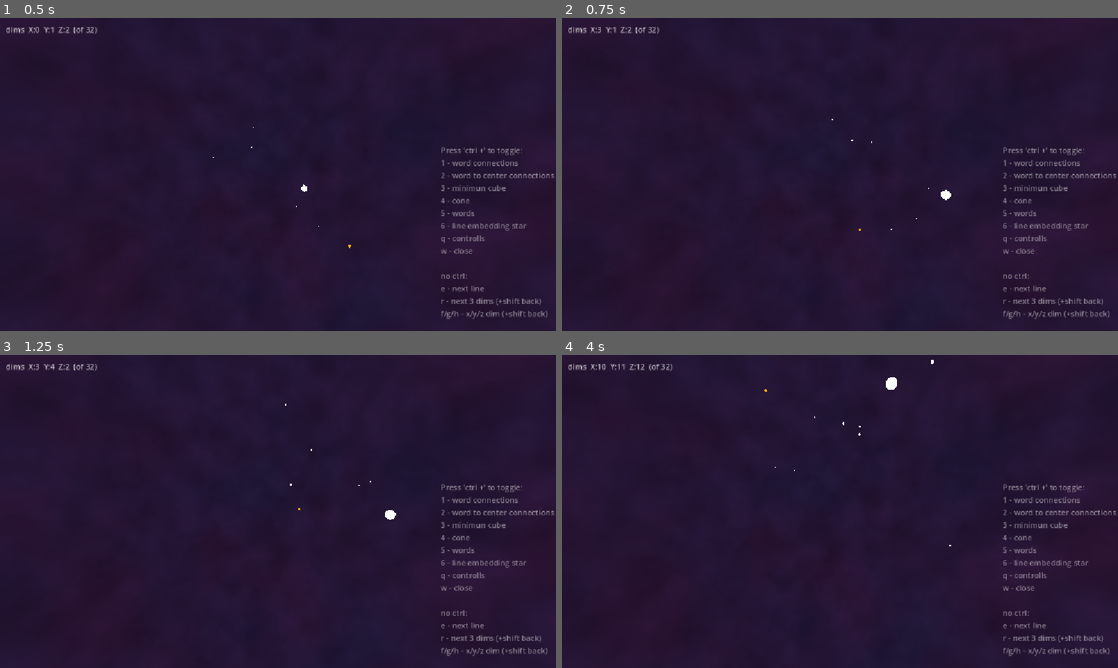
Above: before the commit, frames 1-4 (two rows, left to right).
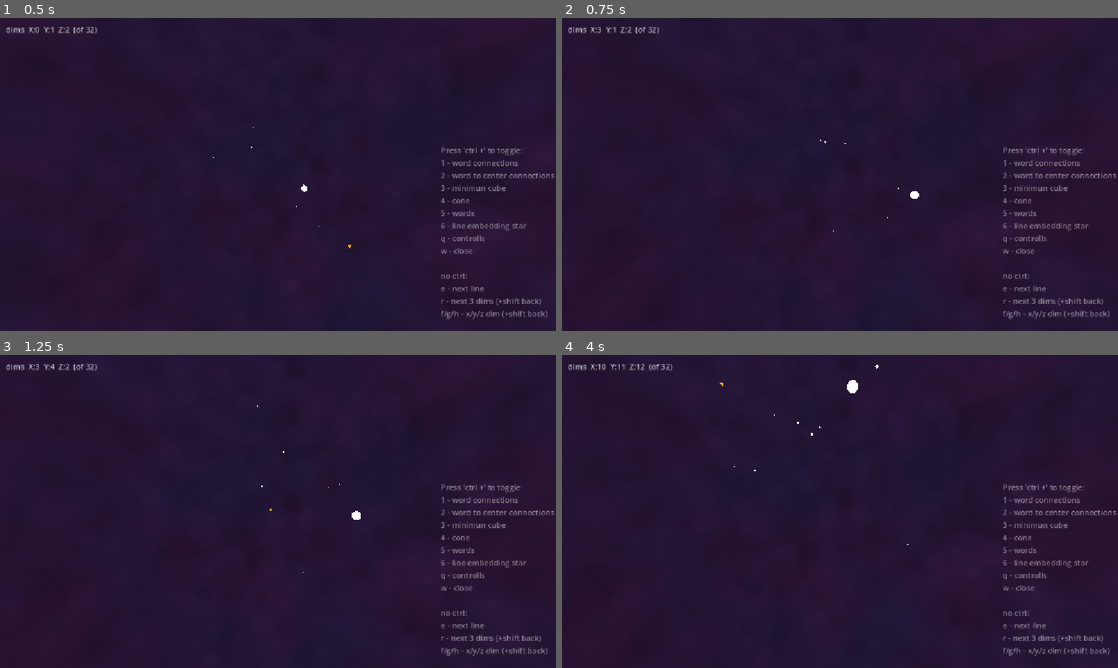
Above: after the commit, the same moments.

Repository: JohnnyEch0/embedding-test
Game: Godot game, scene res://main.tscn
Same seed, same stepped clock (60 frames per second), same inputs: the game is played once before the commit and once after it.
Inputs (mouse positions are in pixels of both pictures, inside the frame that each line leads up to):
- Up to frame 1 (0.5 s): no input
- Up to frame 2 (0.75 s): tap Enter at 0.5 s; move the mouse to (867, 174) at 0.52 s; hold W (move_forward) from 0.53 s (still down); tap F (dim_x_plus) at 0.6 s
- Up to frame 3 (1.25 s): keep holding W (move_forward); tap G (dim_y_plus) at 0.8 s
- Up to frame 4 (4 s): keep holding W (move_forward); move the mouse to (812, 511) at 1.27 s; tap G (dim_y_plus) at 1.35 s; tap H (dim_z_plus) at 1.55, 2.1 s; move the mouse to (851, 505) at 2.02 s; hold R (next_dims) 2.03-2.78 s; move the mouse to (834, 517) at 2.77 s; tap R (next_dims) at 2.85 s; tap E (next_line) at 3.05 s; move the mouse to (878, 514) at 3.52 s; hold E (next_line) from 3.53 s (still down); tap F (dim_x_plus) at 3.8 s

Frame 1 is identical in both runs. In frame 2, less than 0.1% of the frame differs, in the area x 46-70%, y 32-69%; in frame 3, 0.1%; in frame 4, 0.2%, in the area x 28-70%, y 1-62%.

Commit message:
Extract InputHandler node from main.gd
Input is now translated to semantic signals (next_line_requested,
dims_window_requested, dim_axis_requested, automation_toggled,
user_input_detected, debug_toggled) by a dedicated InputHandler node;
main.gd only connects them. Exit quits directly inside the handler.
No behavior change: same keys, same fallthrough order.

Diff:
--- /dev/null
+++ b/godot/input_handler.gd
@@ -0,0 +1,76 @@
+class_name InputHandler
+extends Node
+
+## Translates raw input events into semantic signals.
+##
+## Knows nothing about Spheres, DimMap or AutoOrbit -- main.gd connects the
+## signals to its scene. `exit` quits directly: it needs nothing from the scene.
+##
+## Dispatch order mirrors the original main.gd _unhandled_input:
+## exit -> toggle_automation -> user input -> next_line -> dim windows ->
+## dim axes -> debug overlays.
+
+signal next_line_requested
+signal dims_window_requested(dir: int)
+signal dim_axis_requested(axis: StringName, dir: int)
+signal automation_toggled
+signal user_input_detected
+signal debug_toggled(key: StringName)
+
+## input action -> [axis, direction]
+const AXIS_ACTIONS := {
+	&"dim_x_plus": [&"x", 1], &"dim_x_minus": [&"x", -1],
+	&"dim_y_plus": [&"y", 1], &"dim_y_minus": [&"y", -1],
+	&"dim_z_plus": [&"z", 1], &"dim_z_minus": [&"z", -1],
+}
+
+## Movement keys count as user input (automation takeover).
+const MOVE_ACTIONS: Array[StringName] = [
+	&"move_left", &"move_right", &"move_up", &"move_down",
+	&"move_forward", &"move_back",
+]
+
+
+func _unhandled_input(event: InputEvent) -> void:
+	if event.is_action_pressed("exit"):
+		get_tree().quit()
+		return
+	if event.is_action_pressed("toggle_automation"):
+		automation_toggled.emit()
+		return
+	if _is_user_input(event):
+		user_input_detected.emit()
+
+	if event.is_action_pressed("next_line"):
+		next_line_requested.emit()
+		return
+
+	# --- dimension switching ---
+	if event.is_action_pressed("next_dims"):
+		dims_window_requested.emit(1)
+		return
+	if event.is_action_pressed("prev_dims"):
+		dims_window_requested.emit(-1)
+		return
+	for action: StringName in AXIS_ACTIONS:
+		if event.is_action_pressed(action):
+			var spec: Array = AXIS_ACTIONS[action]
+			dim_axis_requested.emit(spec[0], spec[1])
+			return
+
+	# Debug overlays: input action names match the debug registry keys,
+	# so dispatch via InputMap directly. Receiving side filters via
+	# has_debug().
+	if event is InputEventKey and event.pressed and not event.is_echo():
+		for action in InputMap.get_actions():
+			if event.is_action_pressed(action):
+				debug_toggled.emit(action)
+
+
+func _is_user_input(event: InputEvent) -> bool:
+	if event is InputEventMouseMotion:
+		return event.relative.length() > 3.0 # ignore jitter
+	for a in MOVE_ACTIONS:
+		if event.is_action_pressed(a):
+			return true
+	return false
--- a/godot/main.gd
+++ b/godot/main.gd
@@ -12,12 +12,6 @@
 @export var enforce_distinct := true
 var dim_map: DimMap
 var dims_hud: Label
-## input action -> [axis, direction]
-const AXIS_ACTIONS := {
-	&"dim_x_plus": [&"x", 1], &"dim_x_minus": [&"x", -1],
-	&"dim_y_plus": [&"y", 1], &"dim_y_minus": [&"y", -1],
-	&"dim_z_plus": [&"z", 1], &"dim_z_minus": [&"z", -1],
-}
 
 # === automation
 @export var automation := false
@@ -26,8 +20,7 @@
 @export var show_poem_stars := false
 @onready var orbit: AutoOrbit = $AutoOrbit
 @onready var player: CharacterBody3D = $CharacterBody3D
-
-const MOVE_ACTIONS: Array[StringName] = [&"move_left", &"move_right", &"move_up", &"move_down", &"move_forward", &"move_back"]
+@onready var input_handler: InputHandler = $InputHandler
 
 # Called when the node enters the scene tree for the first time.
 func _ready() -> void:
@@ -38,43 +31,31 @@
 	set_automation(automation)
 	_rebuild()
 	_setup_dim_map()
-	pass # Replace with function body.
+	_setup_input()
 
 
-func _unhandled_input(event: InputEvent) -> void:
-	if event.is_action_pressed("exit"):
-		get_tree().quit()
-		return
-	if event.is_action_pressed("toggle_automation"):
-		set_automation(not automation)
-		return
-	if automation and _is_user_input(event):
-		set_automation(false)
-		return
+func _setup_input() -> void:
+	# after _setup_dim_map: dim_map exists, so its methods can be connected directly
+	input_handler.next_line_requested.connect(_advance_line)
+	input_handler.dims_window_requested.connect(dim_map.advance_window)
+	input_handler.dim_axis_requested.connect(dim_map.advance_axis)
+	input_handler.automation_toggled.connect(_toggle_automation)
+	input_handler.user_input_detected.connect(_on_user_input)
+	input_handler.debug_toggled.connect(_on_debug_toggled)
 
-	if event.is_action_pressed("next_line"):
-		_advance_line()
-		return
 
-	# --- dimension switching ---
-	if event.is_action_pressed("next_dims"):
-		dim_map.advance_window()
-		return
-	if event.is_action_pressed("prev_dims"):
-		dim_map.advance_window(-1)
-		return
-	for action: StringName in AXIS_ACTIONS:
-		if event.is_action_pressed(action):
-			var spec: Array = AXIS_ACTIONS[action]
-			dim_map.advance_axis(spec[0], spec[1])
-			return
+func _toggle_automation() -> void:
+	set_automation(not automation)
 
-	# Debug overlays: input action names match the debug registry keys,
-	# so dispatch via InputMap directly.
-	if event is InputEventKey and event.pressed and not event.is_echo():
-		for action in InputMap.get_actions():
-			if event.is_action_pressed(action) and stars_node.has_debug(action):
-				stars_node.toggle_debug(action)
+
+func _on_user_input() -> void:
+	if automation:
+		set_automation(false) # manual takeover
+
+
+func _on_debug_toggled(key: StringName) -> void:
+	if stars_node.has_debug(key):
+		stars_node.toggle_debug(key)
 
 
 func set_automation(on: bool) -> void:
@@ -87,15 +68,6 @@
 	cur_line = [wrapi(cur_line[0] + 1, 0, stars_node.line_count())]
 	assert(is_instance_of(cur_line, TYPE_ARRAY))
 	_rebuild() # triggers stars_rebuilt -> orbit.fit
-
-func _is_user_input(event: InputEvent) -> bool:
-	if event is InputEventMouseMotion:
-		return event.relative.length() > 3.0 # ignore jitter
-	for a in MOVE_ACTIONS:
-		if event.is_action_pressed(a):
-			return true
-	return false
-
 
 func _rebuild() -> void:
 	# print(show_poem_stars, show_line_stars, show_verse_stars)
--- a/godot/main.tscn
+++ b/godot/main.tscn
@@ -6,6 +6,7 @@
 [ext_resource type="Shader" uid="uid://d0ghiwya5633m" path="res://space.gdshader" id="2_1bvp3"]
 [ext_resource type="Script" uid="uid://db1ckkjyudw5q" path="res://auto_orbit.gd" id="5_lquwl"]
 [ext_resource type="Script" uid="uid://cufxrrl55ss6n" path="res://controlls_label.gd" id="6_7mycd"]
+[ext_resource type="Script" path="res://input_handler.gd" id="7_input"]
 
 [sub_resource type="ShaderMaterial" id="ShaderMaterial_h2yge"]
 shader = ExtResource("2_1bvp3")
@@ -60,6 +61,9 @@
 player = NodePath("../CharacterBody3D")
 camera = NodePath("../CharacterBody3D/Camera3D")
 
+[node name="InputHandler" type="Node" parent="."]
+script = ExtResource("7_input")
+
 [node name="CanvasLayer" type="CanvasLayer" parent="." unique_id=118139904]
 
 [node name="Label" type="Label" parent="CanvasLayer" unique_id=1489413485]
